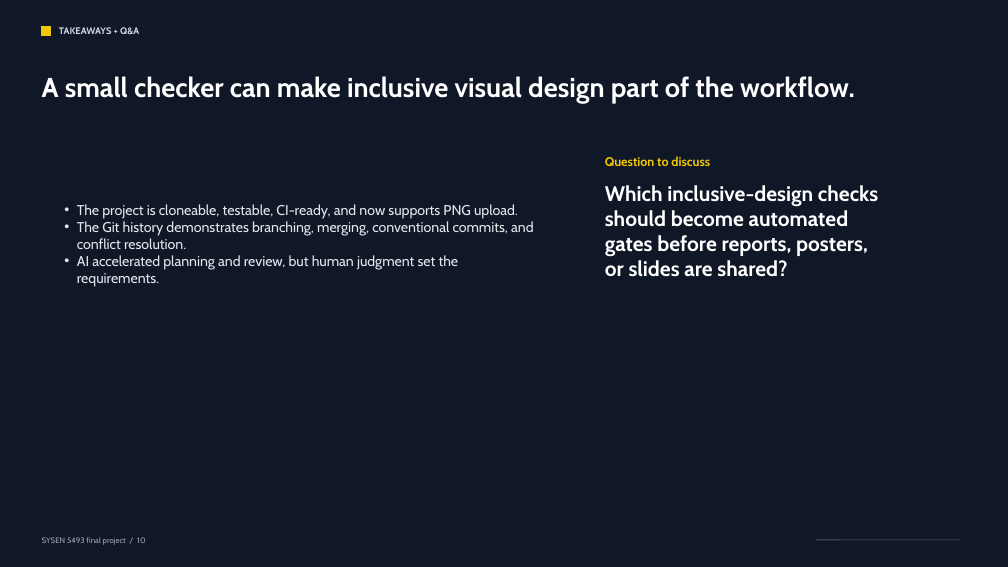
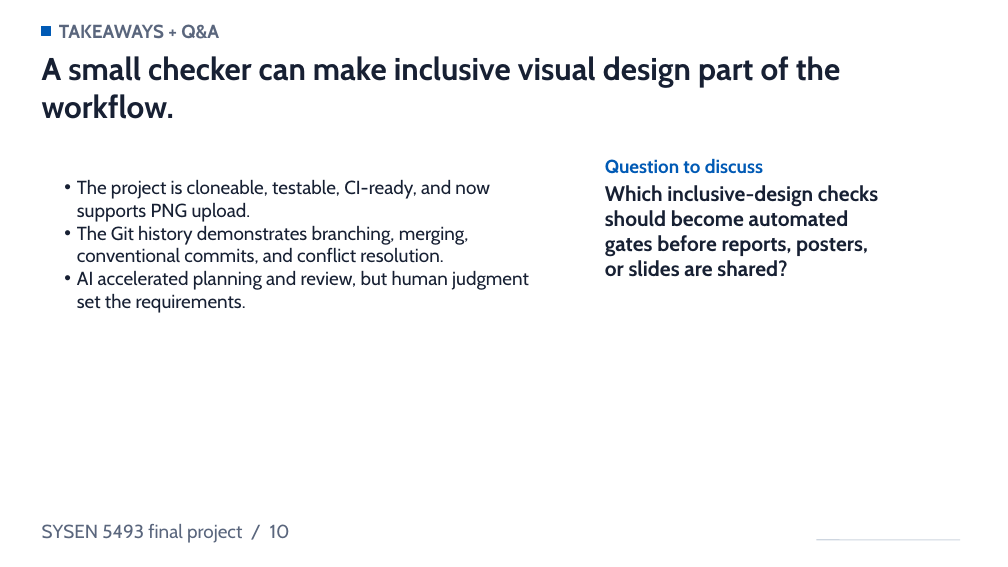
Before and after one commit to JiayiG-design/sysen5493-final, a slide deck: slide 10 of presentation/ChartAccess_Audit_SYSEN5493_Final.pptx. Drawn at 1008x567 pixels with LibreOffice and Linux fonts; fonts in the diff are those of the drawing. Boxes give left, top, right and bottom in pixels: in the first picture for what was removed or moved away, otherwise in the second. Text is boxed around its words. In the diff, an @@ line names an element or a change of style, - is before the commit and + after.

Commit message:
docs(presentation): enlarge text and use white backgrounds

```diff
--- a/presentation/ChartAccess_Audit_SYSEN5493_Final.pptx
+++ b/presentation/ChartAccess_Audit_SYSEN5493_Final.pptx
@@ background #101828 to #FFFFFF @@
@@ rectangle at [42,26,51,36]: fill #F0C808 to #005AB5; outline #F0C808 1 pt to #005AB5 1 pt @@
@@ text "TAKEAWAYS + Q&A" at [59,24,219,39]: size 9 to 18 pt, text colour #D0D7E2 to #5A667D @@
@@ text "A small checker can make ..." at [42,56,840,119]: size 26 to 30 pt, text colour #FFFFFF to #172033 @@
@@ text "The project is cloneable, testable, ..." at [77,180,529,313]: size 13.5 to 18 pt, text colour #E4E7EC to #172033 @@
@@ text "Question to discuss" at [605,158,763,174]: size 12 to 18 pt, text colour #F0C808 to #005AB5 @@
@@ text "Which inclusive-design checks should become ..." at [605,185,878,277]: text colour #FFFFFF to #172033 @@
@@ text "SYSEN 5493 final project / ...": place and size @@
-text "SYSEN 5493 final project / ..." at [42,537,145,545]
+text "SYSEN 5493 final project / ..." at [42,524,290,543]
@@ text "SYSEN 5493 final project / ..." at [42,524,290,543]: size 7.5 to 18 pt, text colour #9EA7B8 to #5A667D @@
@@ line (817, 540) - (960, 540): stroke #344054 1 pt to #CED6E0 1 pt @@
```
Also in this commit, not shown: 9 other slides changed.
